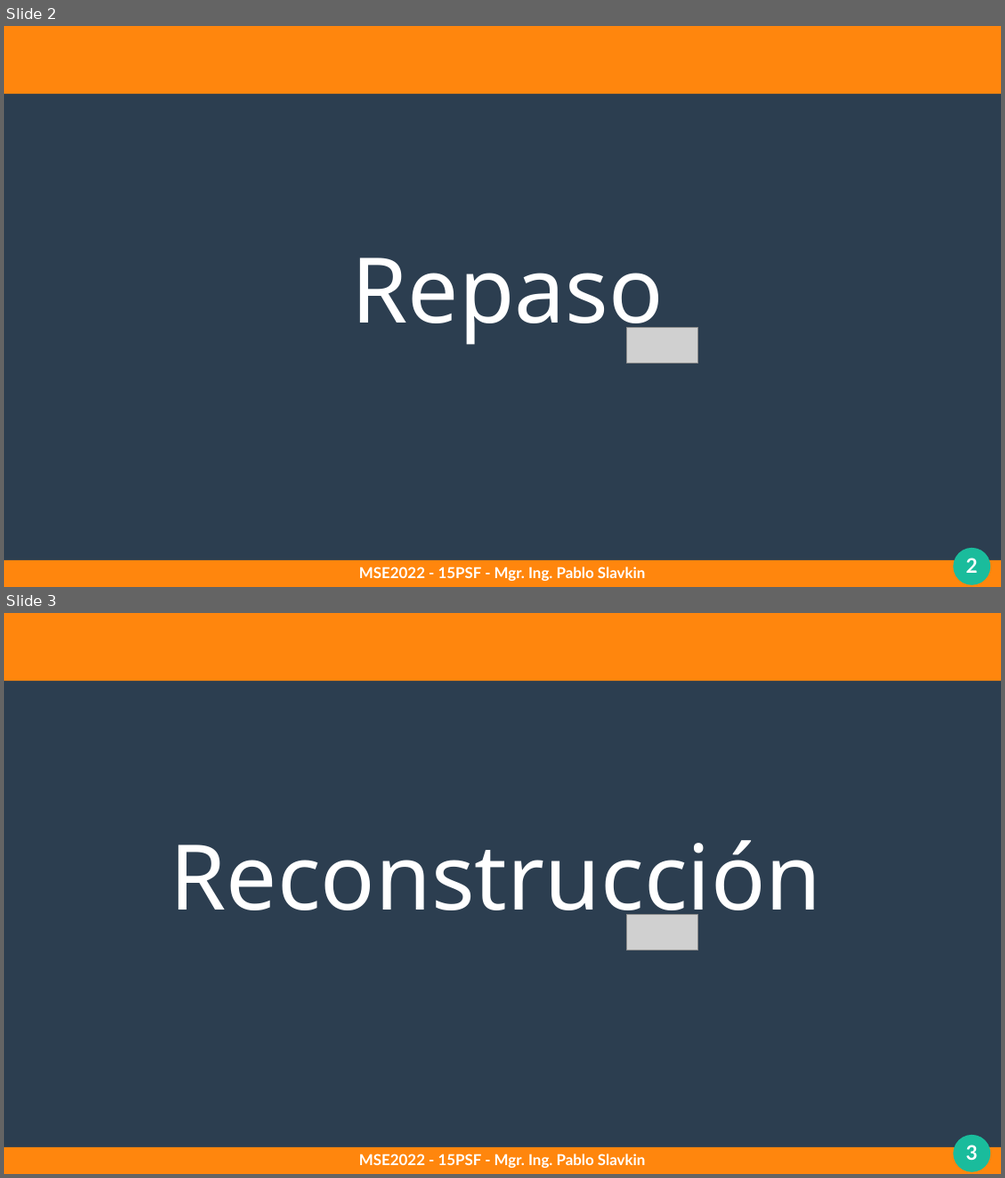
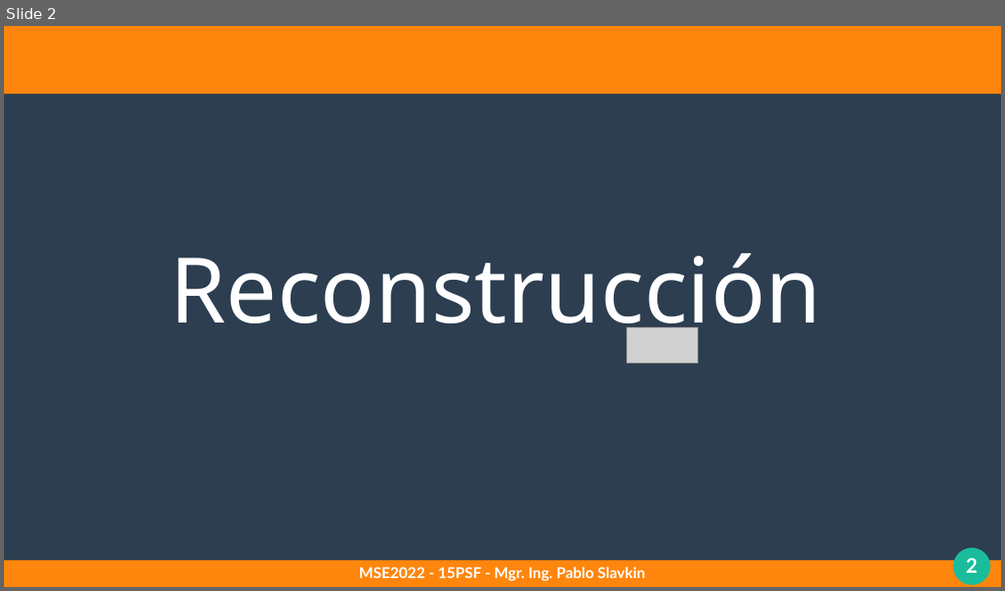
Before and after one commit to pslavkin/psf_2022, a slide deck: clases/2_clase/2_clase.odp. Shown one above the other, each under a label of ours: slides 2 and 3 before the commit, slide 2 after it. The pictures are 1005x1178 and 1005x591 pixels, drawn with LibreOffice and Linux fonts; fonts in the diff are those of the drawing; grey boxes stand for pictures. Boxes give left, top, right and bottom in pixels: in the first picture for what was removed or moved away, otherwise in the second. Text is boxed around its words. In the diff, an @@ line names an element or a change of style, - is before the commit and + after.

```diff
--- a/clases/2_clase/2_clase.odp
+++ b/clases/2_clase/2_clase.odp
@@ slide 2 removed at (x1=4, y1=26, x2=1001, y2=587), background #2C3E50; not listed: 4 template elements that a slide beside it also shows @@
@@ text removed at (x1=352, y1=257, x2=663, y2=346) @@
-Repaso
@@ picture removed at (x1=627, y1=327, x2=699, y2=362) @@
@@ text removed at (x1=359, y1=566, x2=646, y2=580) @@
-MSE2022 - 15PSF - Mgr. Ing. Pablo Slavkin
@@ what was slide 3 is now slide 2 @@
@@ page number at (x1=966, y1=557, x2=978, y2=572): text changed @@
-3
+2
```
Also in this commit, not shown: 5 slides changed, 1 slide added, 12 other files.
